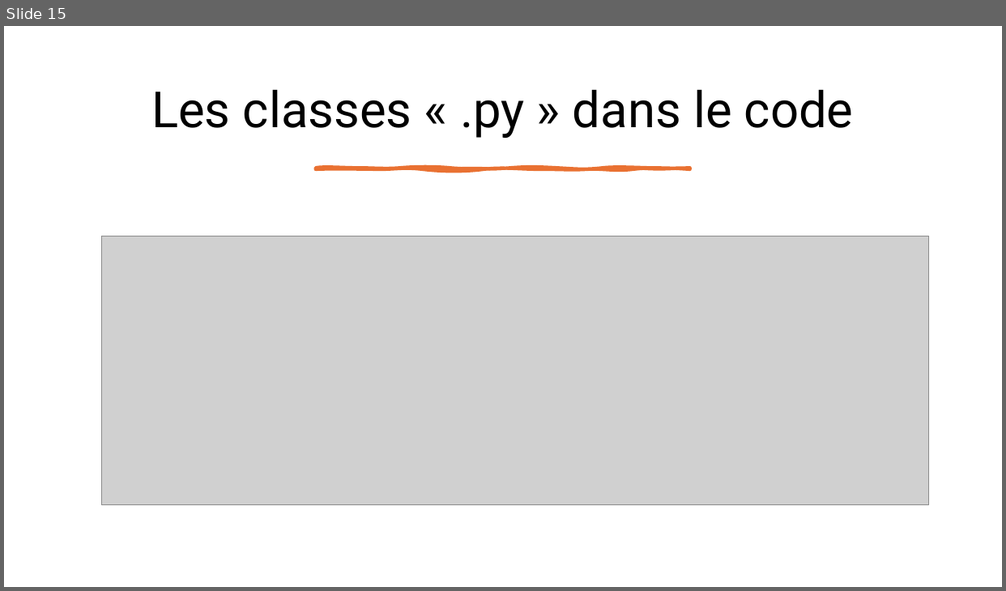
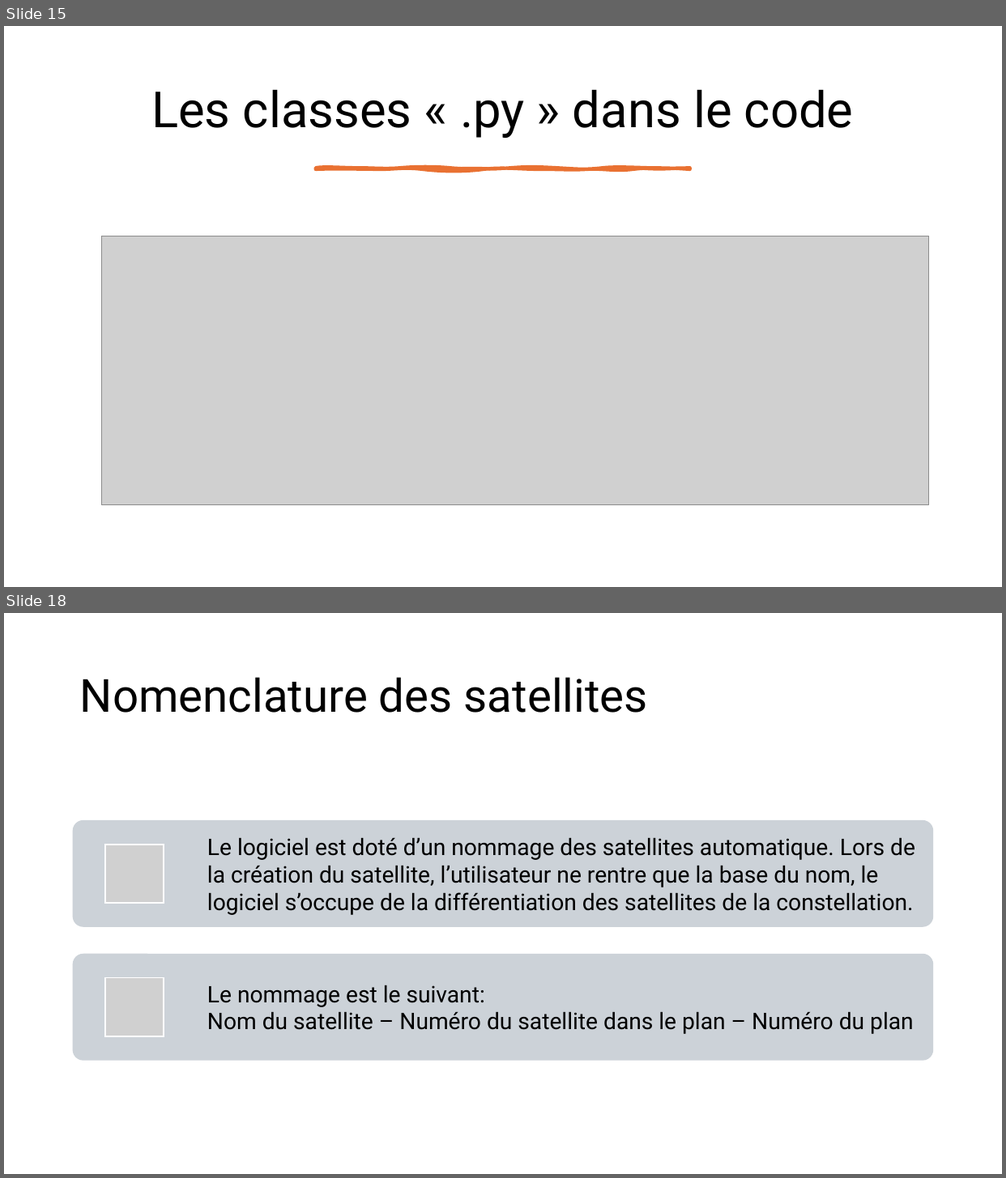
Before and after one commit to leoid3/EO_Tools, a slide deck: User guide.pptx. Shown one above the other, each under a label of ours: slide 15 before the commit, slides 15 and 18 after it; the slides between them are not shown. The pictures are 1006x591 and 1006x1178 pixels, drawn with LibreOffice and Linux fonts; fonts in the diff are those of the drawing; grey boxes stand for pictures. Boxes give left, top, right and bottom in pixels: in the first picture for what was removed or moved away, otherwise in the second. Text is boxed around its words. In the diff, an @@ line names an element or a change of style, - is before the commit and + after.

```diff
--- a/User guide.pptx
+++ b/User guide.pptx
@@ slide 18 added at (4,613,1002,1174), background #FFFFFF @@
@@ title added at (80,677,648,713), 44 pt, text #000000 @@
+Nomenclature des satellites
@@ group added at (73,820,934,1061): 2 rounded rectangles, 2 pictures, 2 texts @@
+Le logiciel est doté d’un nommage des satellites automatique. Lors de la création du satellite, l’utilisateur ne rentre que la base du nom, le logiciel s’occupe de la différentiation des satellites de la constellation.
+Le nommage est le suivant:
+Nom du satellite – Numéro du satellite dans le plan – Numéro du plan
```
Also in this commit, not shown: 5 slides changed, 2 other slides added, 1 slide removed, 20 other files.
